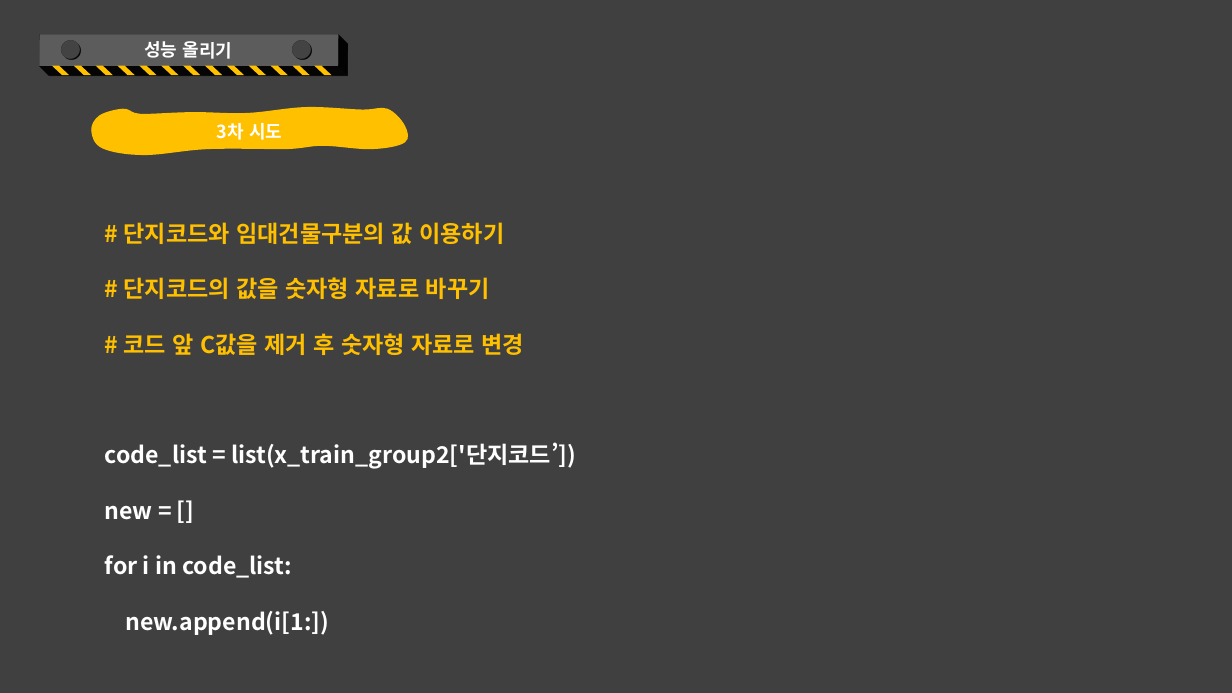
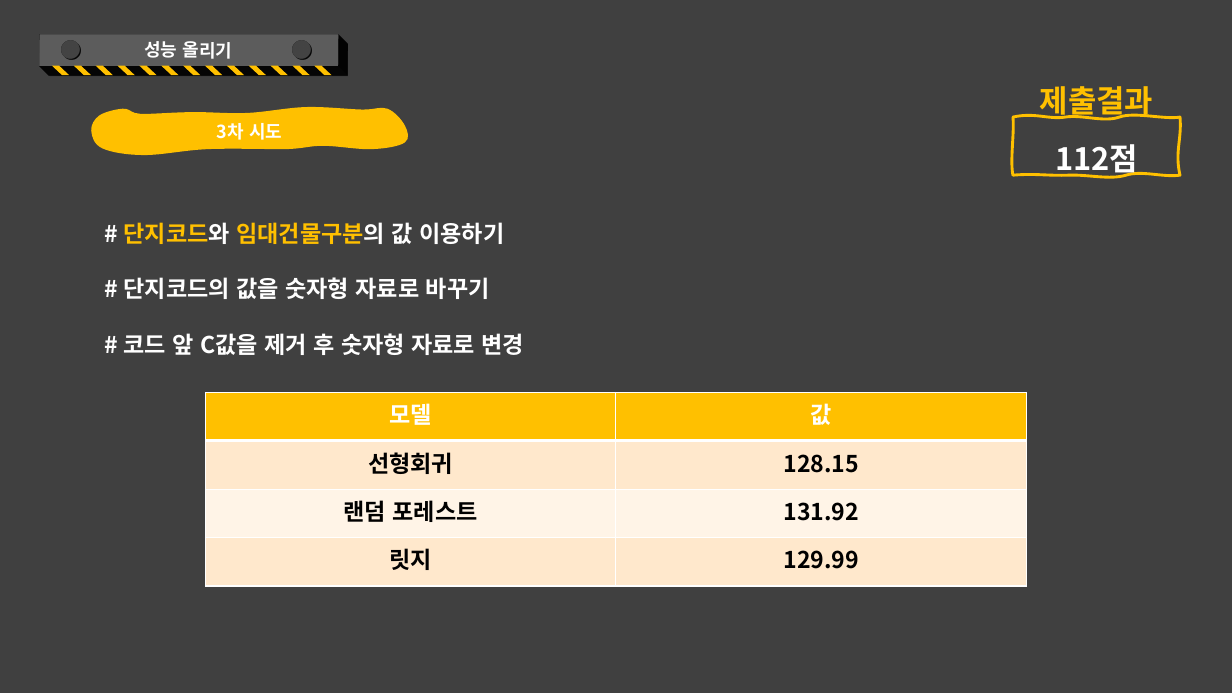
Before and after one commit to kkkkyoung/parking_project, a slide deck: slide 51 of PlayDate_2nd_project.pptx (slide 52 before the commit). Drawn at 1232x693 pixels with LibreOffice and Linux fonts; fonts in the diff are those of the drawing. Boxes give left, top, right and bottom in pixels: in the first picture for what was removed or moved away, otherwise in the second. Text is boxed around its words. In the diff, an @@ line names an element or a change of style, - is before the commit and + after.

```diff
--- a/PlayDate_2nd_project.pptx
+++ b/PlayDate_2nd_project.pptx
@@ free added at (1013, 59, 1180, 117), 24 pt, text #FFC000, bold @@
+제출결과
@@ freeform shape added at (1013, 117, 1180, 176), outline #FFC000 2.25 pt, 24 pt, text #FFFFFF, bold @@
+112점
@@ text "# 단지코드와 임대건물구분의 값 이용하기" at (124, 222, 525, 355): text colour #FFC000 to #FFFFFF in "# 단지코드와 임대건물구분의 값 이용하기", "# 단지코드의 값을 숫자형 자료로 바꾸기", "# 코드 앞 C값을 제거 후 숫자형 ..." @@
@@ table added at (205, 393, 1026, 587), 4 rows, 2 columns @@
+모델 | 값
+선형회귀 | 128.15
+랜덤 포레스트 | 131.92
+릿지 | 129.99
@@ text at (105, 442, 576, 635): paragraphs removed @@
-code_list = list(x_train_group2['단지코드’])
-new = []
-for i in code_list:
-new.append(i[1:])
```
Also in this commit, not shown: 6 other slides changed, 1 slide added, 3 slides removed.
